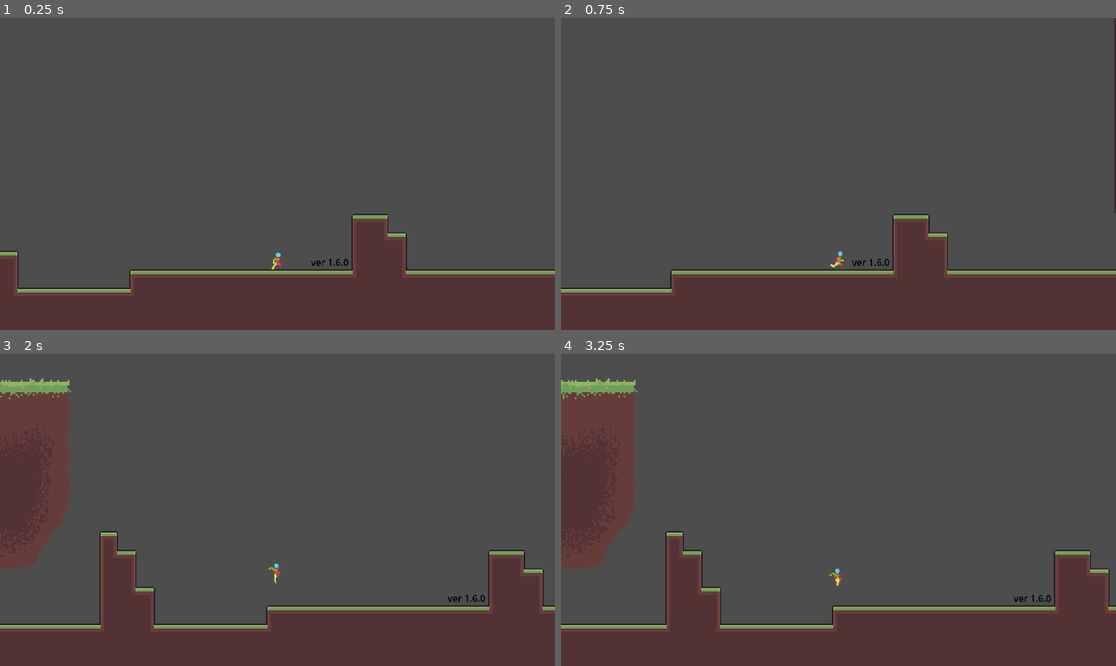
Above: before the commit, frames 1-4 (two rows, left to right).
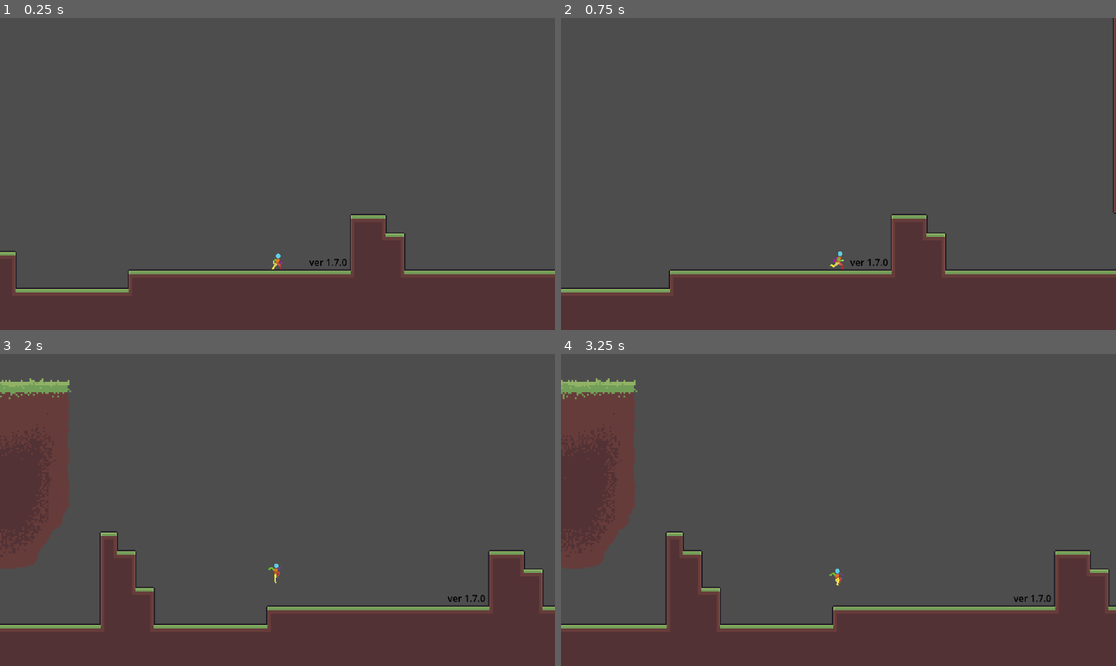
Above: after the commit, the same moments.

Repository: oliver6312/platforming
Game: Godot game, scene res://Scenes/PrototypeLevel.tscn
The game is run twice, just before and just after one commit, with the same random seed, the same clock (stepped at 60 frames per second) and the same inputs.
Inputs (mouse positions are in pixels of both pictures, inside the frame that each line leads up to):
- Up to frame 1 (0.25 s): no input
- Up to frame 2 (0.75 s): tap Enter at 0.5 s; move the mouse to (960, 158) at 0.52 s; hold Right (ui_right) from 0.53 s (still down); click (960, 158) at 0.6 s
- Up to frame 3 (2 s): keep holding Right (ui_right); tap Up (jump) at 0.77, 1.52 s; tap Space (dash) at 1.25, 1.35 s; move the mouse to (166, 525) at 1.27 s
- Up to frame 4 (3.25 s): move the mouse to (894, 441) at 2.02 s; release Right (ui_right) at 2.03 s; hold Left (ui_left) 2.03-2.78 s; click (894, 441) at 2.1 s; move the mouse to (810, 572) at 2.77 s; hold Right (ui_right) from 2.78 s (still down); tap Space (dash) at 2.85 s; tap Up (jump) at 3.02 s

The runs differ from the first frame. In frame 1, 0.4% of the frame differs, in the area x 2-74%, y 62-88%; in frame 2, 0.7%, in the area x 19-100%, y 0-88%; in frame 3, less than 0.1%; in frame 4, less than 0.1%.

Commit message:
1.7.1
A better solution to figure out where to place the entrance of a room

Diff:
--- a/Scenes/PrototypeLevel.tscn
+++ b/Scenes/PrototypeLevel.tscn
@@ -504,6 +504,9 @@
 terrain_set_0/terrain_0/color = Color(0.5, 0.34375, 0.25, 1)
 sources/0 = SubResource("TileSetAtlasSource_s0kwr")
 
+[sub_resource type="RectangleShape2D" id="RectangleShape2D_7v14k"]
+size = Vector2(11, 28)
+
 [node name="PrototypeLevel" type="Node2D" unique_id=408323406]
 
 [node name="TileMapLayer2" type="TileMapLayer" parent="." unique_id=1260313332 groups=["weapon_recoil"]]
@@ -515,7 +518,7 @@
 
 [node name="PlayerCharacter" parent="." unique_id=1078641646 instance=ExtResource("2_jfle5")]
 unique_name_in_owner = true
-position = Vector2(13, -64)
+position = Vector2(3, 16)
 
 [node name="Camera2D" type="Camera2D" parent="PlayerCharacter" unique_id=770496823]
 zoom = Vector2(2, 2)
@@ -533,10 +536,18 @@
 offset_right = 124.0
 offset_bottom = 31.0
 theme_override_colors/font_color = Color(0, 0, 0, 1)
-text = "ver 1.6.0"
+text = "ver 1.7.0"
 metadata/_edit_use_anchors_ = true
 
 [node name="ExitArea" parent="." unique_id=734897167 instance=ExtResource("5_7v14k")]
-position = Vector2(600, -23)
+position = Vector2(631, -1)
 scale = Vector2(6, 6)
-y_coodinate = -500.0
+
+[node name="SpawnArea" type="Area2D" parent="." unique_id=1299326826]
+collision_layer = 0
+collision_mask = 0
+
+[node name="Entrance1" type="CollisionShape2D" parent="SpawnArea" unique_id=1986392365]
+unique_name_in_owner = true
+position = Vector2(551, 18)
+shape = SubResource("RectangleShape2D_7v14k")
--- a/Scenes/Room/HomeRoom.tscn
+++ b/Scenes/Room/HomeRoom.tscn
@@ -396,6 +396,9 @@
 terrain_set_0/terrain_0/color = Color(0.5, 0.34375, 0.25, 1)
 sources/0 = SubResource("TileSetAtlasSource_3vso6")
 
+[sub_resource type="RectangleShape2D" id="RectangleShape2D_a86t6"]
+size = Vector2(11, 28)
+
 [node name="HomeRoom" type="Node2D" unique_id=1523168768]
 
 [node name="TileMapLayer3" type="TileMapLayer" parent="." unique_id=993084772]
@@ -414,7 +417,7 @@
 limit_smoothed = true
 
 [node name="ExitArea" parent="." unique_id=734897167 instance=ExtResource("3_2xj4r")]
-position = Vector2(564, -15.000002)
+position = Vector2(-2135, 15.000001)
 room = "PrototypeRoom"
 
 [node name="Sprite2D" parent="." unique_id=772117592 instance=ExtResource("4_a86t6")]
@@ -422,3 +425,12 @@
 
 [node name="Sprite2D2" parent="." unique_id=1264659563 instance=ExtResource("4_a86t6")]
 position = Vector2(-689, -398)
+
+[node name="SpawnArea" type="Area2D" parent="." unique_id=75818794]
+collision_layer = 0
+collision_mask = 0
+
+[node name="Entrance1" type="CollisionShape2D" parent="SpawnArea" unique_id=413021698]
+unique_name_in_owner = true
+position = Vector2(-2067, 50)
+shape = SubResource("RectangleShape2D_a86t6")
--- a/Scripts/exit_area.gd
+++ b/Scripts/exit_area.gd
@@ -2,12 +2,7 @@
 
 #@onready var player = %PlayerCharacter
 @export var room = "HomeRoom"
-@export var x_coodinate: float
-@export var y_coodinate: float
-
-func send_position() -> void:
-
-	pass
+@export var exit: int = 1
 
 func _on_body_entered(body: Node2D) -> void:
 	if body.is_in_group("player"):
@@ -15,8 +10,8 @@
 		match room:
 			"HomeRoom":
 				get_tree().change_scene_to_file.call_deferred("res://Scenes/Room/HomeRoom.tscn")
+				GameManager.entrance = exit
 			"PrototypeRoom":
 				get_tree().change_scene_to_file.call_deferred("res://Scenes/PrototypeLevel.tscn")
-		GameManager.x_player_start_position = x_coodinate
-		GameManager.y_player_start_position = y_coodinate
+				GameManager.entrance = exit
 	pass
--- a/Scripts/game_manager.gd
+++ b/Scripts/game_manager.gd
@@ -1,4 +1,3 @@
 extends Node
 
-var x_player_start_position: float = 0
-var y_player_start_position: float = 0
+var entrance: int
--- a/Scripts/player_character.gd
+++ b/Scripts/player_character.gd
@@ -66,10 +66,17 @@
 @export var weapon_recoil_force := 1000.0
 var attack_has_recoiled := false
 
+
+
 func _ready() -> void:
 
-	position.x = GameManager.x_player_start_position
-	position.y = GameManager.y_player_start_position
+	var entrance = GameManager.entrance
+	match entrance:
+		1:
+			var entrance_1: CollisionShape2D = %Entrance1
+			self.position = entrance_1.position
+			print(entrance_1.position)
+
 	animated_sprite_2d.animation_finished.connect(_on_animation_finished)
 
 	weapon_hitbox_up.body_entered.connect(_on_weapon_up_hitbox_body_entered)
